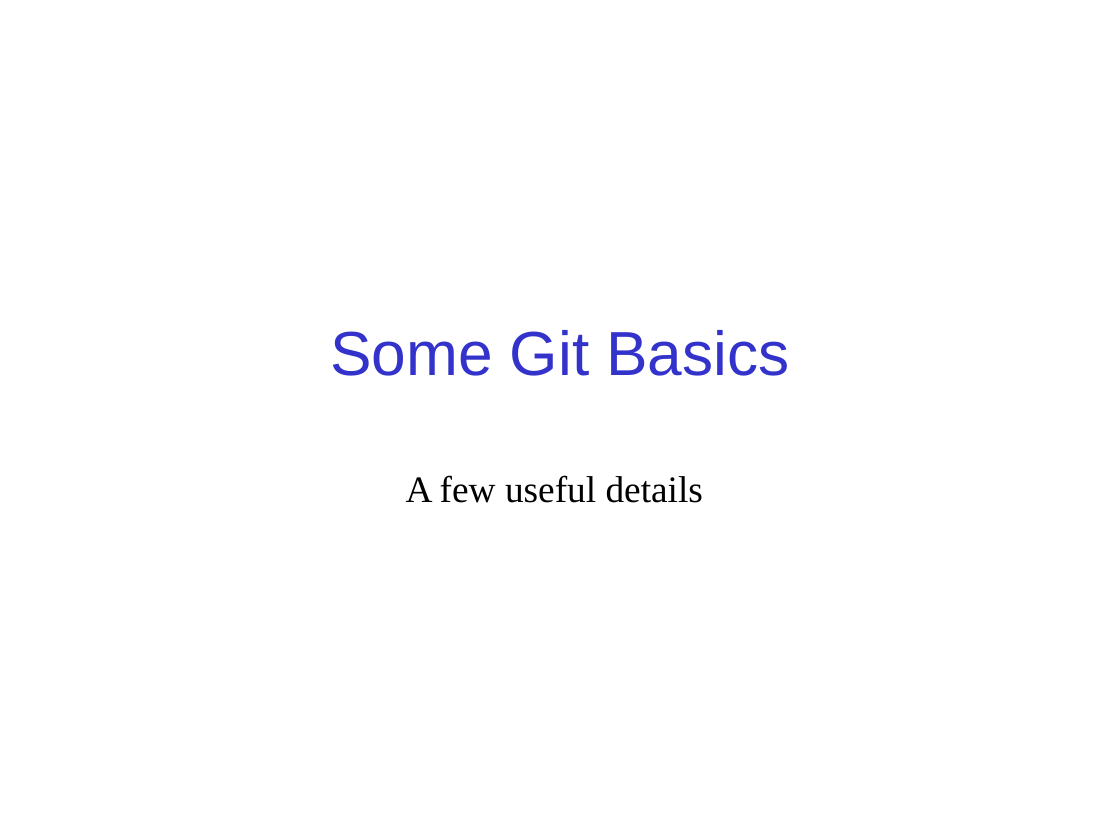
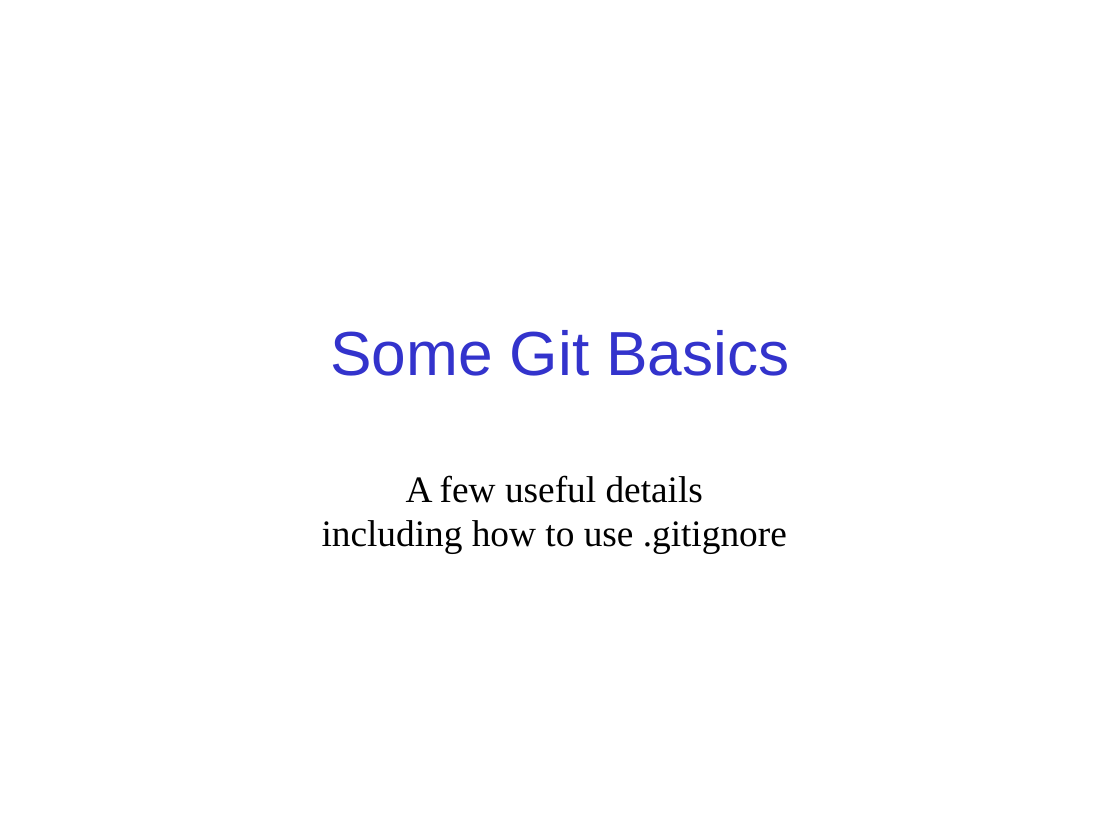
Before and after one commit to cpske/ISP, a slide deck: slide 1 of git/Git-Basics.ppt. Drawn at 1120x840 pixels with LibreOffice and Linux fonts; fonts in the diff are those of the drawing. Boxes give left, top, right and bottom in pixels: in the first picture for what was removed or moved away, otherwise in the second. Text is boxed around its words. In the diff, an @@ line names an element or a change of style, - is before the commit and + after.

```diff
--- a/git/Git-Basics.ppt
+++ b/git/Git-Basics.ppt
@@ text at (x1=322, y1=520, x2=787, y2=554): paragraph added @@
+including how to use .gitignore
```
Also in this commit, not shown: 2 other slides changed, 1 slide added, 3 other files.
